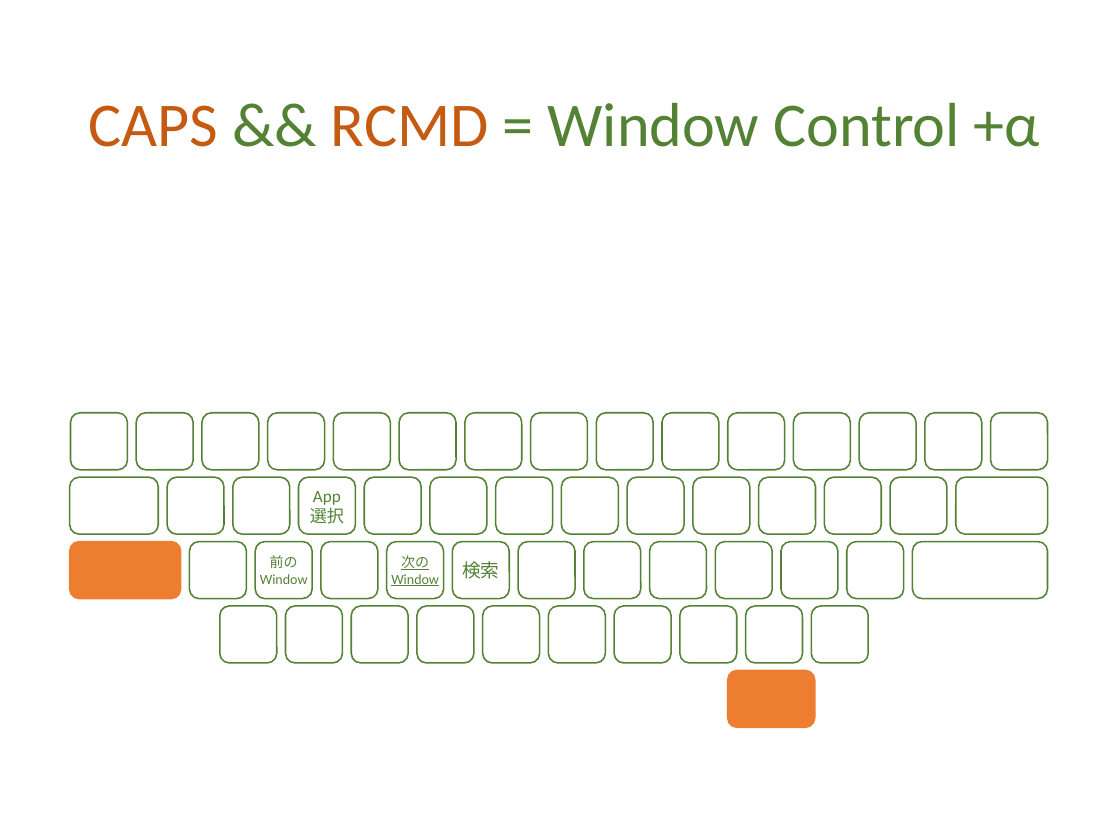
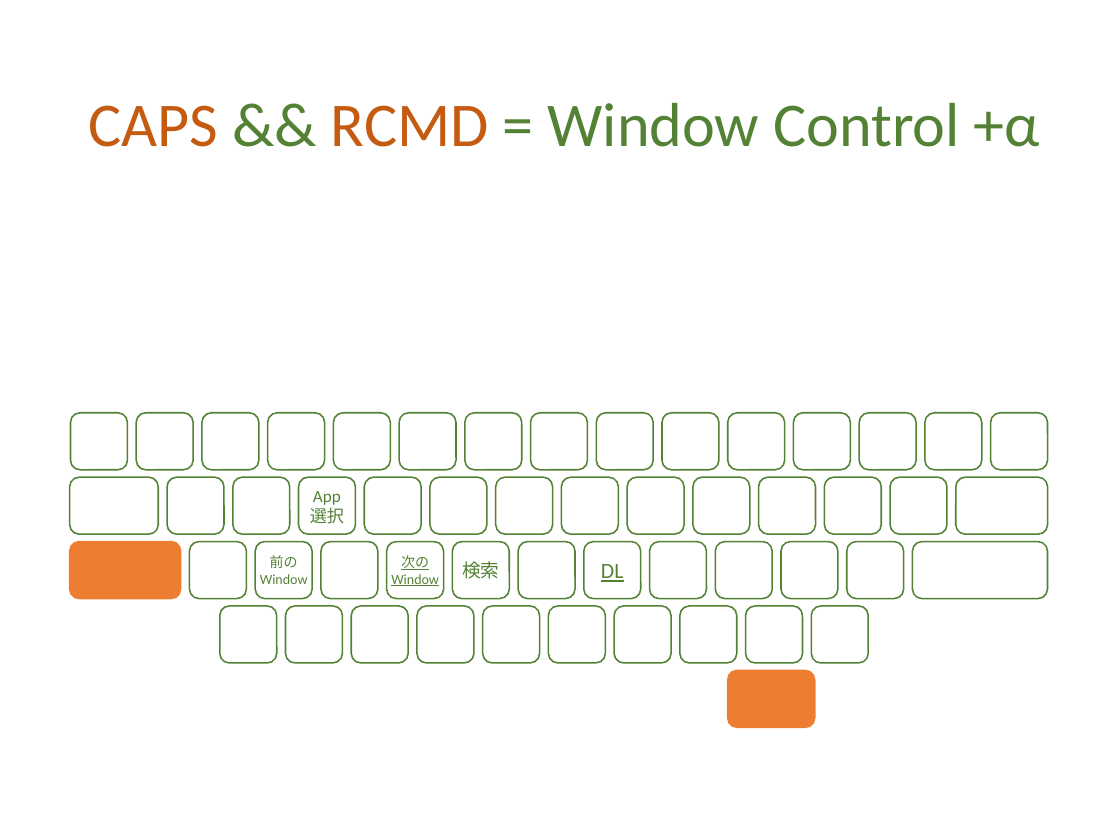
Before and after one commit to ittooo66/myAHK, a slide deck: slide 9 of MANUAL.pptx (slide 7 before the commit). Drawn at 1120x840 pixels with LibreOffice and Linux fonts; fonts in the diff are those of the drawing. Boxes give left, top, right and bottom in pixels: in the first picture for what was removed or moved away, otherwise in the second. Text is boxed around its words. In the diff, an @@ line names an element or a change of style, - is before the commit and + after.

```diff
--- a/MANUAL.pptx
+++ b/MANUAL.pptx
@@ text in rounded rectangle at (601,564,624,582): text added @@
+DL
```
Also in this commit, not shown: 4 other slides changed, 1 slide added.
